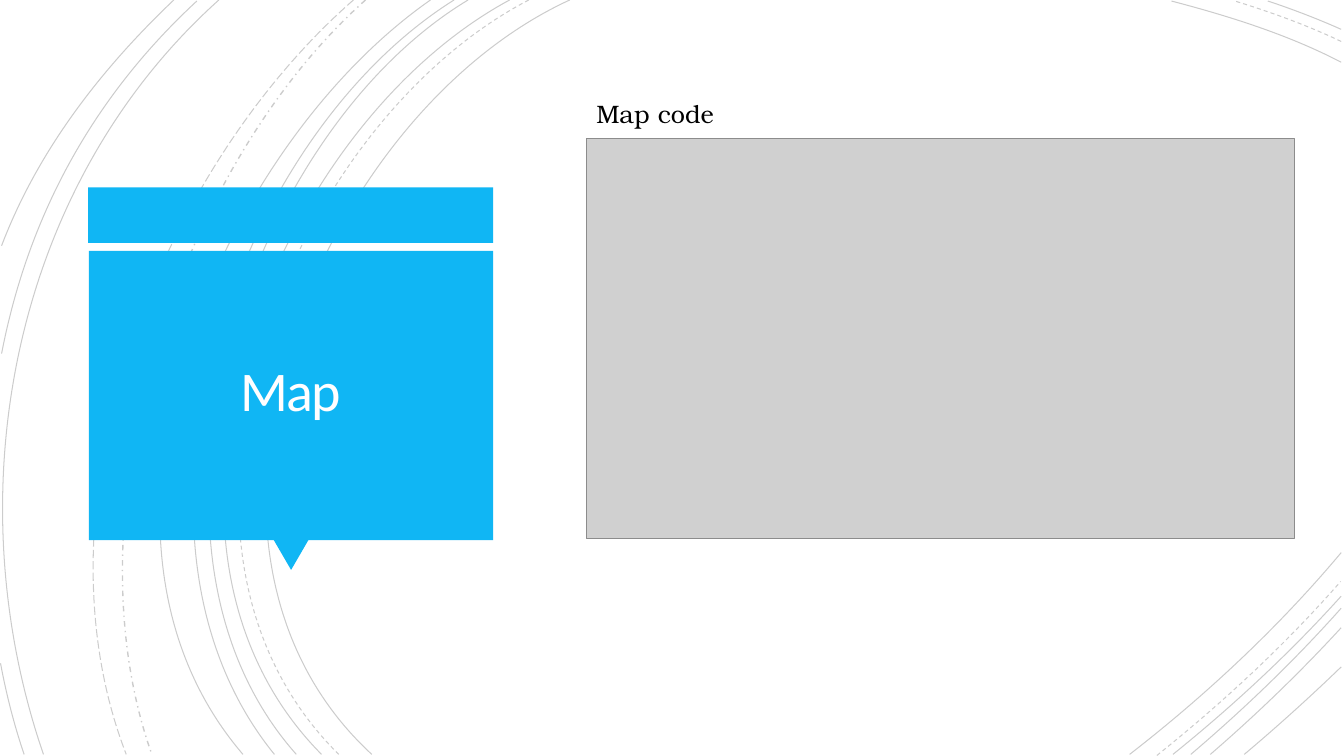
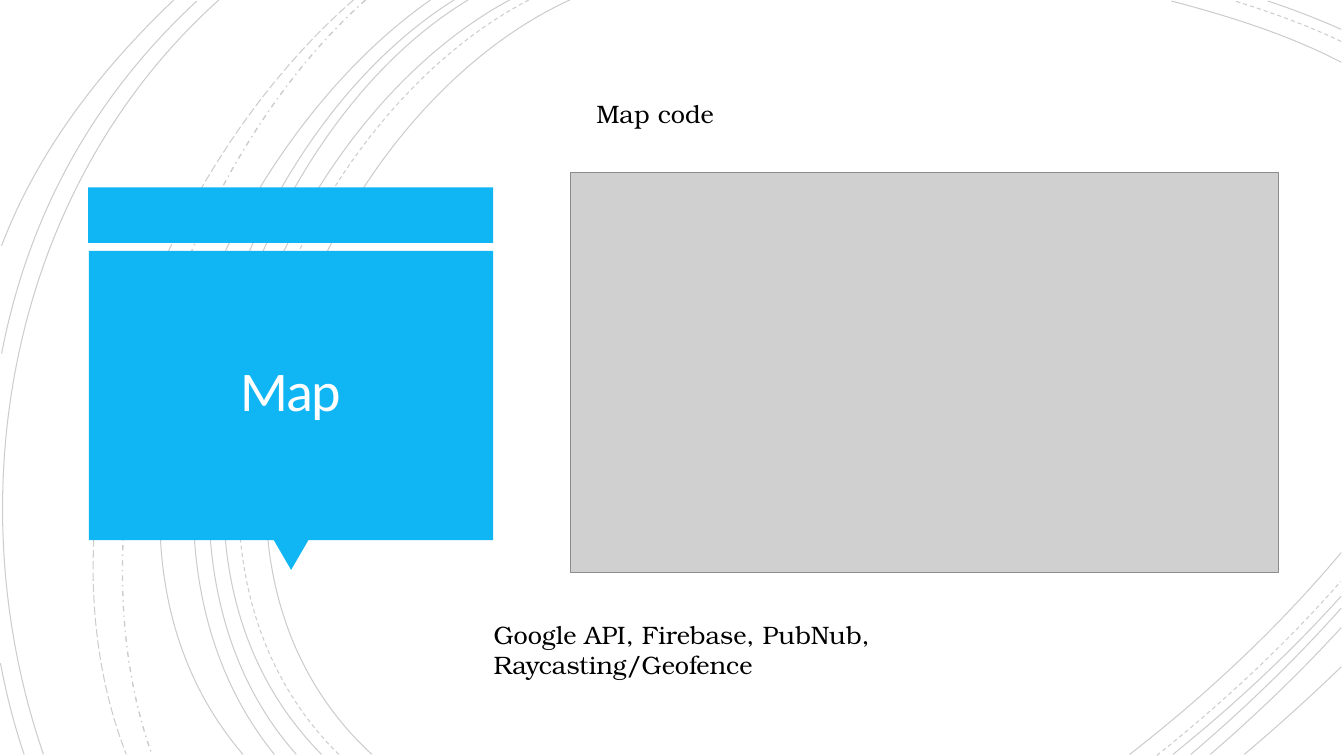
Before and after one commit to KwaiGonGinga/MobileDevelopment, a slide deck: slide 4 of Just Don’t Presentation.pptx (slide 3 before the commit). Drawn at 1344x756 pixels with LibreOffice and Linux fonts; fonts in the diff are those of the drawing; grey boxes stand for pictures. Boxes give left, top, right and bottom in pixels: in the first picture for what was removed or moved away, otherwise in the second. Text is boxed around its words. In the diff, an @@ line names an element or a change of style, - is before the commit and + after.

```diff
--- a/Just Don’t Presentation.pptx
+++ b/Just Don’t Presentation.pptx
@@ picture: place and size @@
-picture at (587, 139, 1295, 539)
+picture at (571, 172, 1278, 573)
@@ text added at (494, 626, 870, 680), 18 pt, text #000000 @@
+Google API, Firebase, PubNub, Raycasting/Geofence
```
Also in this commit, not shown: 3 other slides changed, 2 slides added, 1 other file.
